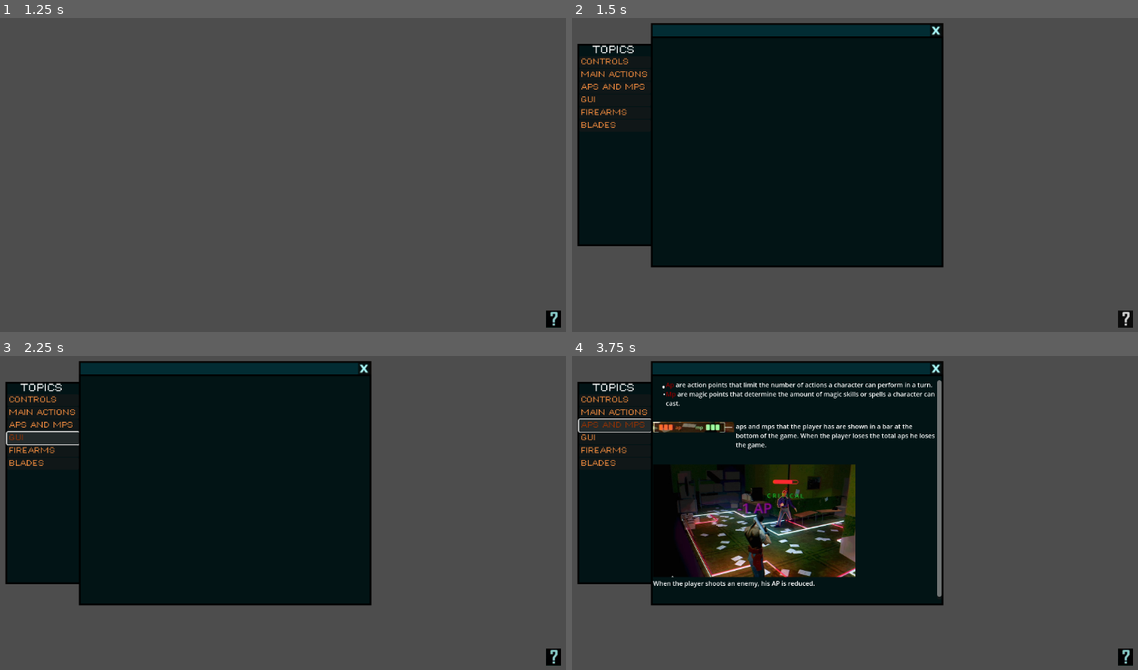
Above: before the commit, frames 1-4 (two rows, left to right).
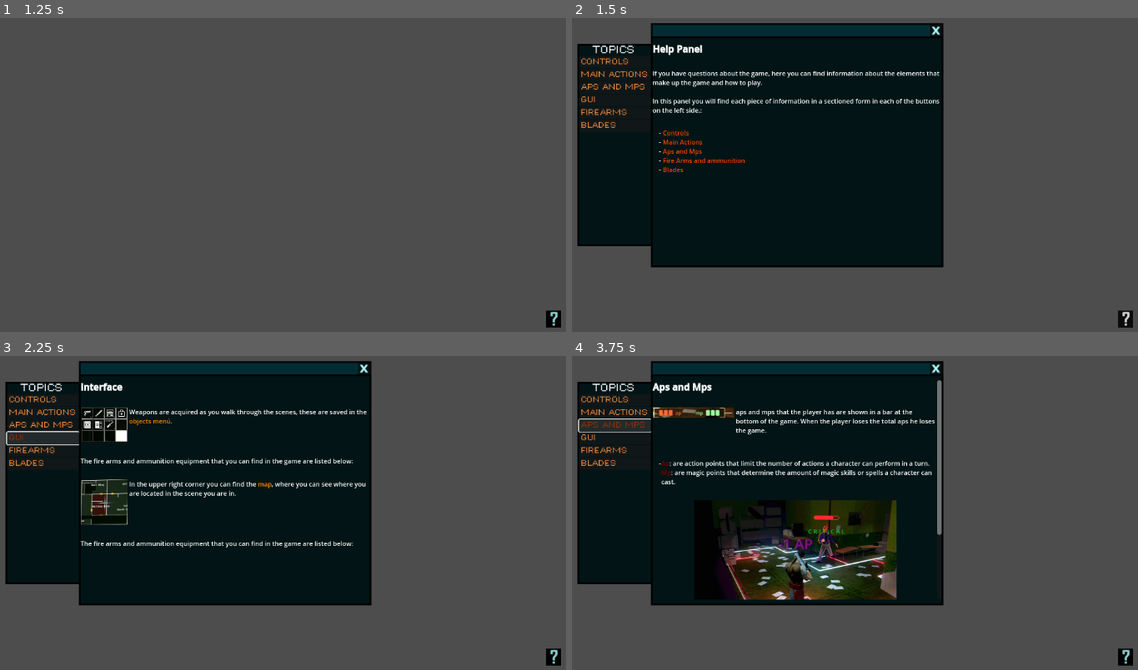
Above: after the commit, the same moments.

Repository: LauraDanielaa/VideoGame_Tasks
Game: Godot game, scene res://GUI/main.tscn
Same seed, same stepped clock (60 frames per second), same inputs: the game is played once before the commit and once after it.
Inputs (mouse positions are in pixels of both pictures, inside the frame that each line leads up to):
- Up to frame 1 (1.25 s): tap Enter at 0.5 s
- Up to frame 2 (1.5 s): click (1126, 319) at 1.25 s
- Up to frame 3 (2.25 s): click "GUI" at 2 s
- Up to frame 4 (3.75 s): click "MAIN ACTIONS" at 2.75 s; click "APS AND MPS" at 3.5 s

Frame 1 is identical in both runs. In frame 2, 1.9% of the frame differs, in the area x 14-65%, y 8-50%; in frame 3, 3.0%; in frame 4, 14%, in the area x 14-66%, y 8-78%.

Commit message:
finalizing details
Added panel content to two buttons and added more details to the other panels

Diff:
--- a/second installment - Help panel GUI/GUI/main.tscn
+++ b/second installment - Help panel GUI/GUI/main.tscn
@@ -30,13 +30,34 @@
 
 [sub_resource type="Resource" id="Resource_whfg6"]
 script = ExtResource("6_cn7je")
-titulo = "holaaa"
-texto_ayuda = "que tal va todo"
+titulo = "Controls"
+texto_ayuda = "[b]Main Actions[/b]
+
+[font_size=11]To move around the different scenes and kill your enemies you must to know the next buttons and comands:[/font_size]
+
+[table=2]
+[cell][img=75%]res://assets/sprites/controls.png[/img][/cell]
+[cell][font_size=11][ul bullet=-]
+ To jump press the button [color= WEB_MAROON]W[/color]
+ To move to the left press the button [color= WEB_MAROON]A[/color]
+ To move to the right button [color= WEB_MAROON]D[/color]
+ To bend down press the button [color= WEB_MAROON]S[/color]
+[/ul][/font_size][/cell]
+[/table]
+
+[font_size=11]Otherwise, if you prefer to move with other bottons: [/font_size]
+
+[table=2]
+[cell][img=75%]res://assets/sprites/controls2.png[/img][/cell]
+[cell][font_size=11]
+Move through the scene as indicated by one of the arrows on the buttons
+[/font_size][/cell]
+[/table]"
 
 [sub_resource type="Resource" id="Resource_w86b4"]
 script = ExtResource("6_cn7je")
 titulo = "Main Actions"
-texto_ayuda = "[b]Fire Arms[/b]
+texto_ayuda = "[b]Main Actions[/b]
 
 [table=1]
 [cell padding=0,0,0,5][font_size=11]To use a rifle, hold it steady, aim through the sight or scope at a distant target, and squeeze the trigger gently to fire[/font_size][/cell]
@@ -53,48 +74,66 @@
 [sub_resource type="Resource" id="Resource_u35g0"]
 script = ExtResource("6_cn7je")
 titulo = "Aps and Mps "
-texto_ayuda = "[ul]
-[font_size=11][color= WEB_MAROON]Ap[/color] are action points that limit the number of actions a character can perform in a turn.[/font_size]
-[font_size=11][color= WEB_MAROON]Mp[/color] are magic points that determine the amount of magic skills or spells a character can cast.[/font_size]
+texto_ayuda = "[b]Aps and Mps[/b]
+
+[table=2, center]
+[cell][img=140%, center]res://assets/sprites/apsMps.png[/img][/cell][cell][font_size=11]aps and mps that the player has are shown in a bar at the bottom of the game. When the player loses the total aps he loses the game.[/font_size][/cell]
+[/table]
+[font_size=11]
+[ul bullet=-]
+[color= WEB_MAROON]Ap[/color]: are action points that limit the number of actions a character can perform in a turn.
+[color= WEB_MAROON]Mp[/color]: are magic points that determine the amount of magic skills or spells a character can cast.
 [/ul]
-
-[table=2]
-[cell][img=140%]res://assets/sprites/apsMps.png[/img][/cell][cell][font_size=11]aps and mps that the player has are shown in a bar at the bottom of the game. When the player loses the total aps he loses the game.[/font_size][/cell]
-[/table]
+[/font_size]
 [table=1]
-[cell][center][img=350%]res://assets/sprites/apsMps2.png[/img][/center][/cell]
-[cell][font_size=11]When the player shoots an enemy, his AP is reduced.[/font_size][/cell]
+[cell padding=0,5,0,5][center][img=350%]res://assets/sprites/apsMps2.png[/img][/center][/cell]
+[cell padding=0,5,0,5][font_size=11]This second type of blade, although less common, has a higher level of damage to its opponents.[/font_size][/cell]
+[/table]
+[table=2, center]
+[cell][img=35%]res://assets/sprites/apMp3.png[/img][/cell][cell][font_size=11]In case you have low AP you can use a first aid kit to heal yourself[/font_size][/cell]
 [/table]
 
 "
 
 [sub_resource type="Resource" id="Resource_5lx6f"]
 script = ExtResource("6_cn7je")
-titulo = ""
-texto_ayuda = ""
+titulo = "GUI"
+texto_ayuda = "[b]interface[/b]
+
+[table=2, center]
+[cell][img=80%]res://assets/sprites/ObjectsMenu.png[/img][/cell][cell][font_size=11]Weapons are acquired as you walk through the scenes, these are saved in the [color= DARK_ORANGE]objects menú[/color].[/font_size][/cell]
+[/table]
+[font_size=11]The fire arms and ammunition equipment that you can find in the game are listed below:[/font_size]
+
+[table=2, center]
+[cell][img=80%]res://assets/sprites/GUImap.png[/img][/cell][cell][font_size=11]In the upper right corner you can find the [color= DARK_ORANGE]map[/color], where you can see where you are located in the scene you are in.[/font_size][/cell]
+[/table]
+[font_size=11]The fire arms and ammunition equipment that you can find in the game are listed below:[/font_size]
+
+
+"
 
 [sub_resource type="Resource" id="Resource_k8cdx"]
 script = ExtResource("6_cn7je")
 titulo = "Fire Arms"
 texto_ayuda = "[b]Fire Arms[/b]
 
+[table=2, center]
+[cell][img=105%]res://assets/sprites/FireArmsIndicator.png[/img][/cell][cell][font_size=11]In the lower left corner, in addition to seeing the player's condition, you can see what weapon he is using and if he has ammunition.[/font_size][/cell]
+[/table]
+[font_size=11]The fire arms and ammunition equipment that you can find in the game are listed below:[/font_size]
+
 [table=2]
+[cell][center][img=150]res://assets/sprites/FireArms4.png[/img][/center][/cell][cell][font_size=11]To use a grenade, pull the pin while holding the lever down. Aim at your target, then throw the grenade in a quick, fluid motion. After throwing, immediately take cover to avoid the explosion.[/font_size][/cell]
+
 [cell][center][img=75%]res://assets/sprites/FireArms1.png[/img][/center][/cell][cell][font_size=11]To use a grenade, pu …(191 unchanged characters)…
 
-
 [cell][center][img=150]res://assets/sprites/FireArms2.png[/img][/center][/cell][cell][font_size=11]To use a rifle, hold it steady, aim through the sight or scope at a distant target, and squeeze the trigger gently to fire[/font_size][/cell]
 
 
-[cell][center][img=75%]res://assets/sprites/FireArms3.png[/img][/center][/cell][cell][font_size=11]For a shotgun, approach the target at close range, aim quickly at the center mass, and pull the trigger with a firm grip.[/font_size][/cell]
-
-
-[cell][center][img=75%]res://assets/sprites/FireArms3.png[/img][/center][/cell][cell][font_size=11]Texto correspondiente a la imagen 4[/font_size][/cell]
-
-
-[cell][center][img=75%]res://assets/sprites/FireArms3.png[/img][/center][/cell][cell][font_size=11]Texto correspondiente a la imagen 5[/font_size][/cell]
-
-
-[cell][center][img=75%]res://assets/sprites/FireArms3.png[/img][/center][/cell][cell][font_size=11]Texto correspondiente a la imagen 5[/font_size][/cell]
+[cell][center][img=75%]res://assets/sprites/FireArms3.png[/img][/center][/cell][cell][font_size=11]Using a pistol you must to approach the target at close range, aim quickly at the center mass, and pull the trigger with a firm grip.[/font_size][/cell]
+
+[cell][center][img=75%]res://assets/sprites/FireArms5.png[/img][/center][/cell][cell][font_size=11]Pistol ammunition[/font_size][/cell]
 
 [/table]
 "
@@ -169,6 +208,8 @@
 
 [node name="help_button" type="TextureButton" parent="HelpButtonLayer/HBoxContainer"]
 layout_mode = 2
+tooltip_text = "Help panel"
+mouse_default_cursor_shape = 2
 texture_normal = ExtResource("1_eb6tx")
 texture_hover = ExtResource("2_m7cnb")
 
@@ -303,6 +344,22 @@
 custom_minimum_size = Vector2(500, 380)
 layout_mode = 2
 bbcode_enabled = true
+text = "[b]Help Panel [/b]
+
+[font_size=11]If you have questions about the game, here you can find information about the elements that make up the game and how to play.
+
+In this panel you will find each piece of information in a sectioned form in each of the buttons on the left side.:[/font_size]
+
+[font_size=11][ul bullet=-]
+ [hint=Information about the buttons you should use to move around the game][color= ORANGE_RED]Controls[/color][/hint]
+ [color= ORANGE_RED]Main Actions[/color]
+ [color= ORANGE_RED]Aps and Mps[/color]
+ [color= ORANGE_RED]Fire Arms and ammunition[/color]
+ [color= ORANGE_RED]Blades[/color]
+[/ul][/font_size]
+
+
+"
 
 [connection signal="pressed" from="HelpButtonLayer/HBoxContainer/help_button" to="." method="_on_help_button_pressed"]
 [connection signal="pressed" from="PrincipalPanelLayer/MarginContainer/HBoxContainer/VBoxContainer/ExitPanel/HBoxContainer/ExitButton" to="." method="_on_exit_button_pressed"]
Binary file added: second installment - Help panel GUI/assets/sprites/FireArms4.png
Not shown, added: second installment - Help panel GUI/assets/sprites/FireArms4.png.import
Binary file added: second installment - Help panel GUI/assets/sprites/FireArms5.png
Not shown, added: second installment - Help panel GUI/assets/sprites/FireArms5.png.import
Binary file added: second installment - Help panel GUI/assets/sprites/FireArmsIndicator.png
Not shown, added: second installment - Help panel GUI/assets/sprites/FireArmsIndicator.png.import
Binary file added: second installment - Help panel GUI/assets/sprites/GUImap.png
Not shown, added: second installment - Help panel GUI/assets/sprites/GUImap.png.import
Binary file added: second installment - Help panel GUI/assets/sprites/ObjectsMenu.png
Not shown, added: second installment - Help panel GUI/assets/sprites/ObjectsMenu.png.import
Binary file added: second installment - Help panel GUI/assets/sprites/apMp3.png
Not shown, added: second installment - Help panel GUI/assets/sprites/apMp3.png.import
(and 6 more such lines)
